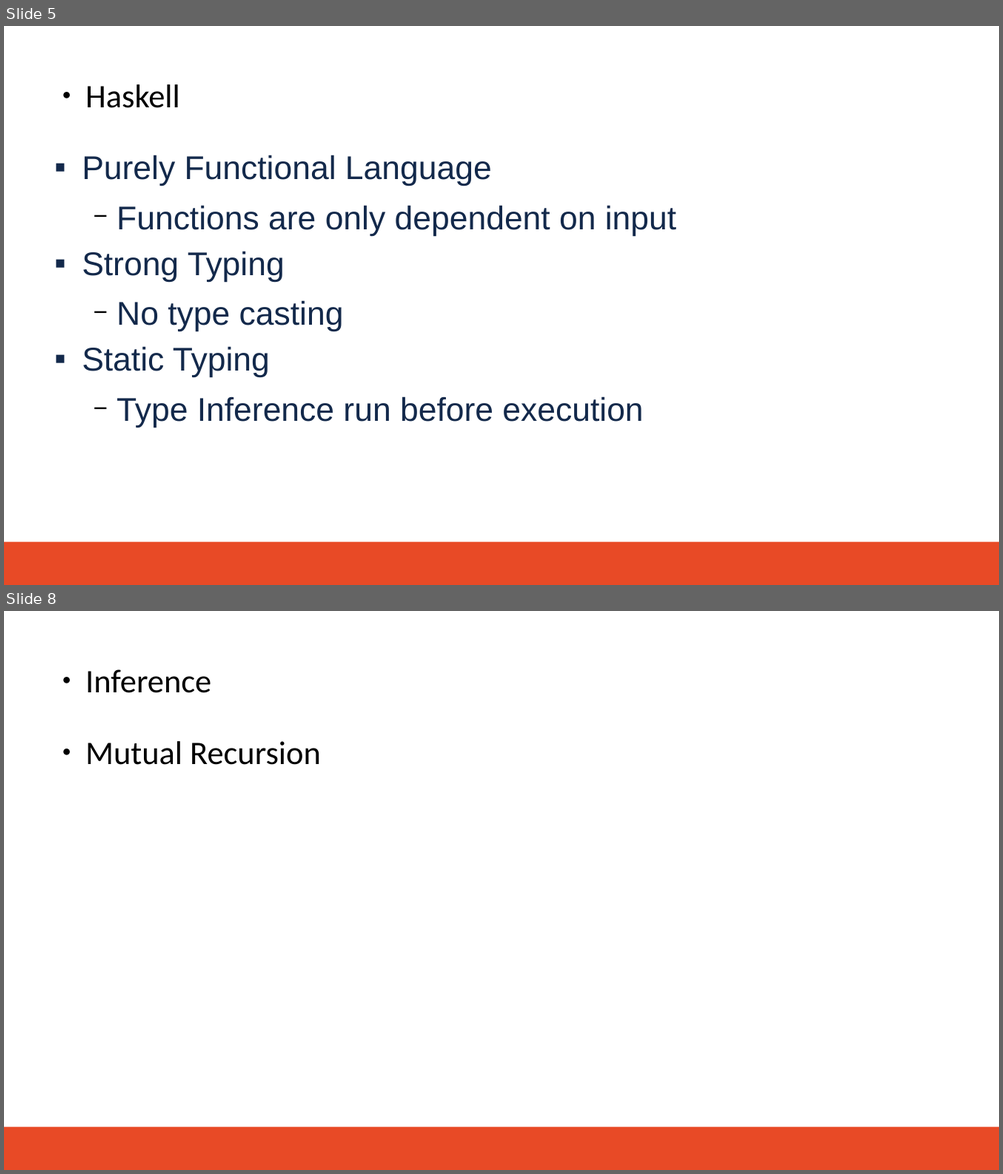
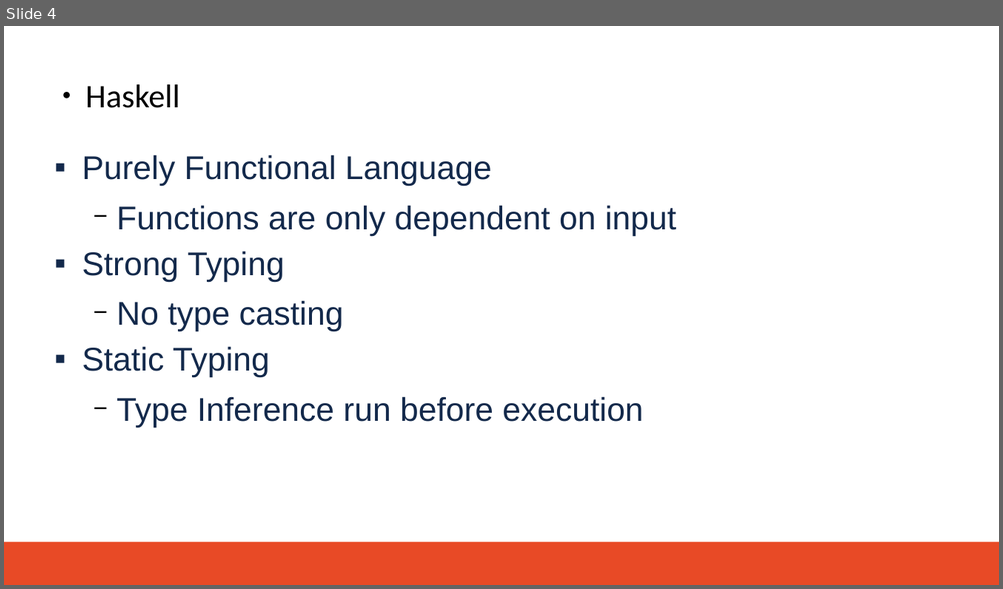
Before and after one commit to brrmorre/SeniorThesis, a slide deck: presentation/presentation.odp. Shown one above the other, each under a label of ours: slides 5 and 8 before the commit, slide 4 after it; the slides between them are not shown. The pictures are 1003x1174 and 1003x589 pixels, drawn with LibreOffice and Linux fonts; fonts in the diff are those of the drawing; background and template pictures are left out. Boxes give left, top, right and bottom in pixels: in the first picture for what was removed or moved away, otherwise in the second. Text is boxed around its words. In the diff, an @@ line names an element or a change of style, - is before the commit and + after.

```diff
--- a/presentation/presentation.odp
+++ b/presentation/presentation.odp
@@ slide 8 removed at [4,611,999,1170], background #FFFFFF; not listed: 1 template element that a slide beside it also shows @@
@@ text removed at [85,669,211,693] @@
-● Inference
@@ text removed at [85,741,321,765] @@
-● Mutual Recursion
@@ what was slide 5 is now slide 4 @@
```
Also in this commit, not shown: 3 slides changed, 2 slides added, 2 other slides removed, 7 other files.
